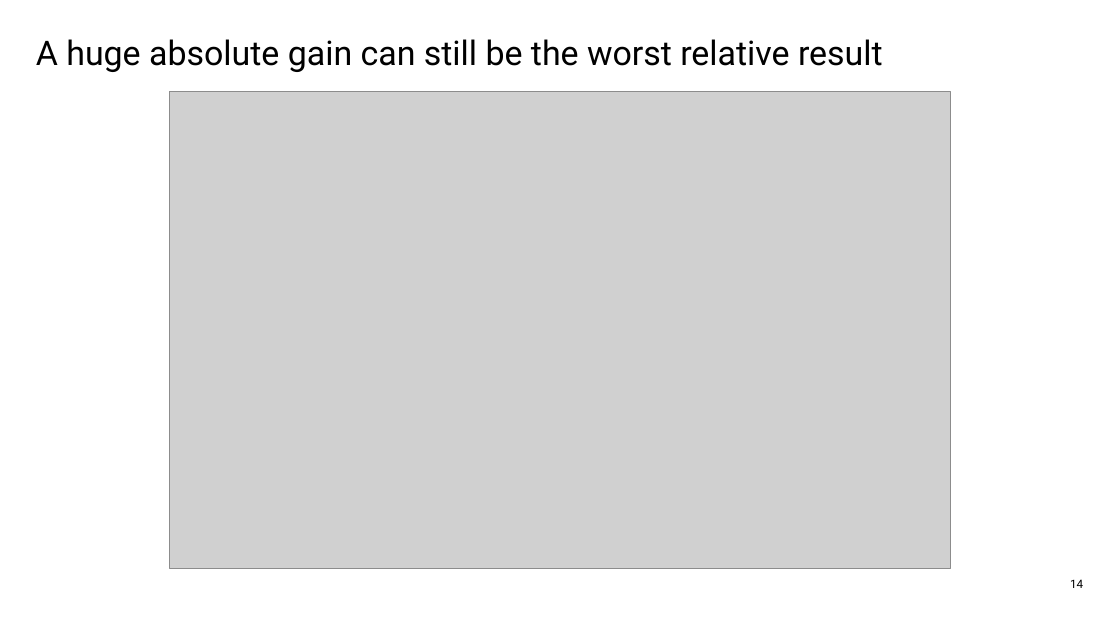
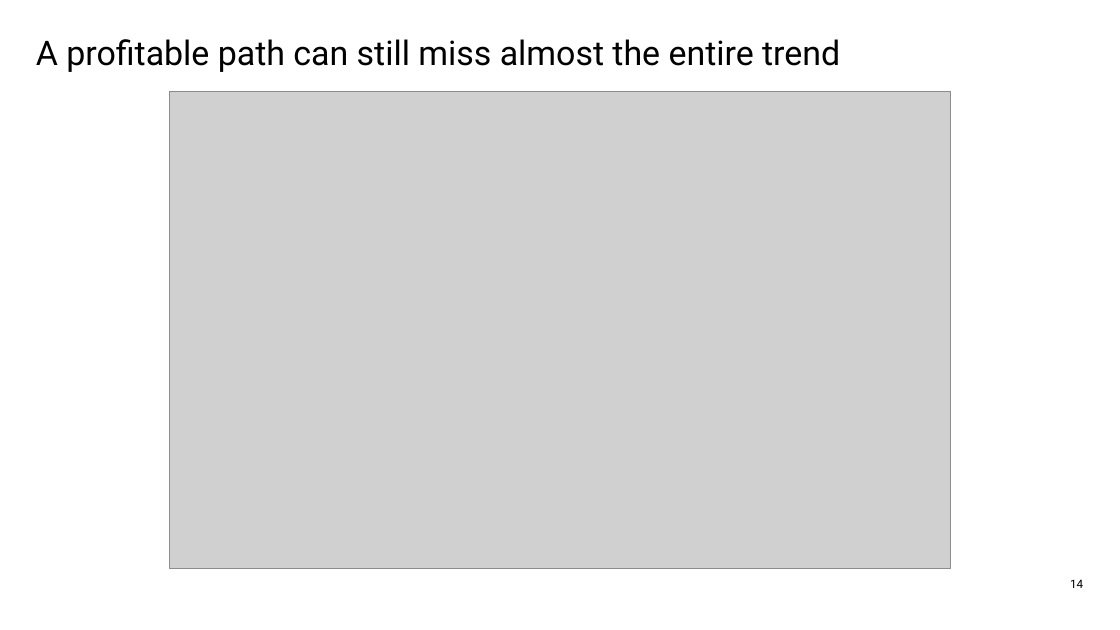
Before and after one commit to Francisc0Franc0/Time-Series-Modeling-Gen5, a slide deck: slide 14 of operator_hypothesis_lab/presentations/hyp_mom_02_1_sma200_cross_wide_discovery_evidence.pptx. Drawn at 1120x630 pixels with LibreOffice and Linux fonts; fonts in the diff are those of the drawing; grey boxes stand for pictures. Boxes give left, top, right and bottom in pixels: in the first picture for what was removed or moved away, otherwise in the second. Text is boxed around its words. In the diff, an @@ line names an element or a change of style, - is before the commit and + after.

```diff
--- a/operator_hypothesis_lab/presentations/hyp_mom_02_1_sma200_cross_wide_discovery_evidence.pptx
+++ b/operator_hypothesis_lab/presentations/hyp_mom_02_1_sma200_cross_wide_discovery_evidence.pptx
@@ text at (36,39,840,72): text changed @@
-A huge absolute gain can still be the worst relative result
+A profitable path can still miss almost the entire trend
```
Also in this commit, not shown: 10 other slides changed, 1 slide added, 1 slide removed, 9 other files.
